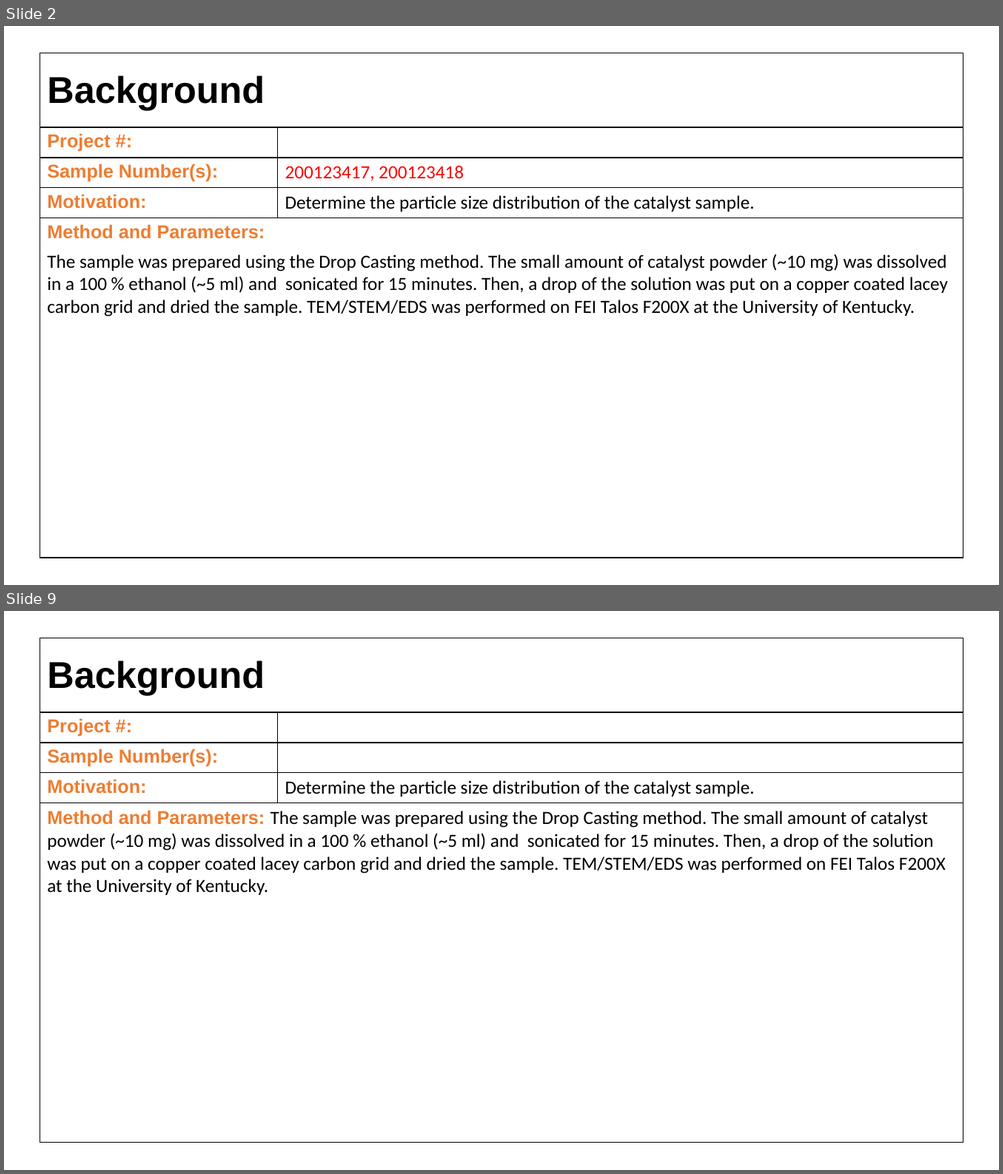
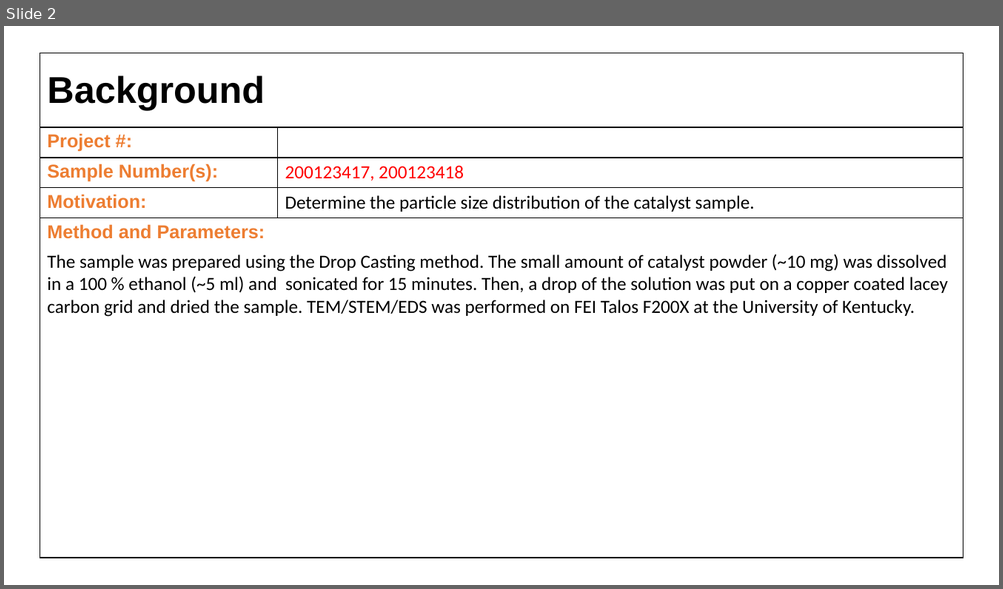
Before and after one commit to cvrl10/mini_project, a slide deck: 100040001/_100040001.pptx. Shown one above the other, each under a label of ours: slides 2 and 9 before the commit, slide 2 after it; the slides between them are not shown. The pictures are 1003x1174 and 1003x589 pixels, drawn with LibreOffice and Linux fonts; fonts in the diff are those of the drawing. Boxes give left, top, right and bottom in pixels: in the first picture for what was removed or moved away, otherwise in the second. Text is boxed around its words. In the diff, an @@ line names an element or a change of style, - is before the commit and + after.

```diff
--- a/100040001/_100040001.pptx
+++ b/100040001/_100040001.pptx
@@ slide 9 removed at (4,611,999,1170), background #FFFFFF @@
@@ table removed at (40,638,964,1142), 5 rows, 2 columns @@
-Background | 
-Project #: | 
-Sample Number(s): | 
-Motivation: | Determine the particle size distribution of the catalyst sample.
-Method and Parameters: The sample was prepared using the Drop Casting method. The small amount of catalyst powder (~10 mg) was dissolved in a 100 % ethanol (~5 ml) and sonicated for 15 minutes. Then, a drop of the solution was put on a copper coated lacey carbon grid and dried the sample. TEM/STEM/EDS was performed on FEI Talos F200X at the University of Kentucky. | 
```
Also in this commit, not shown: 5 slides changed, 2 slides added, 6 other slides removed, 33 other files.
